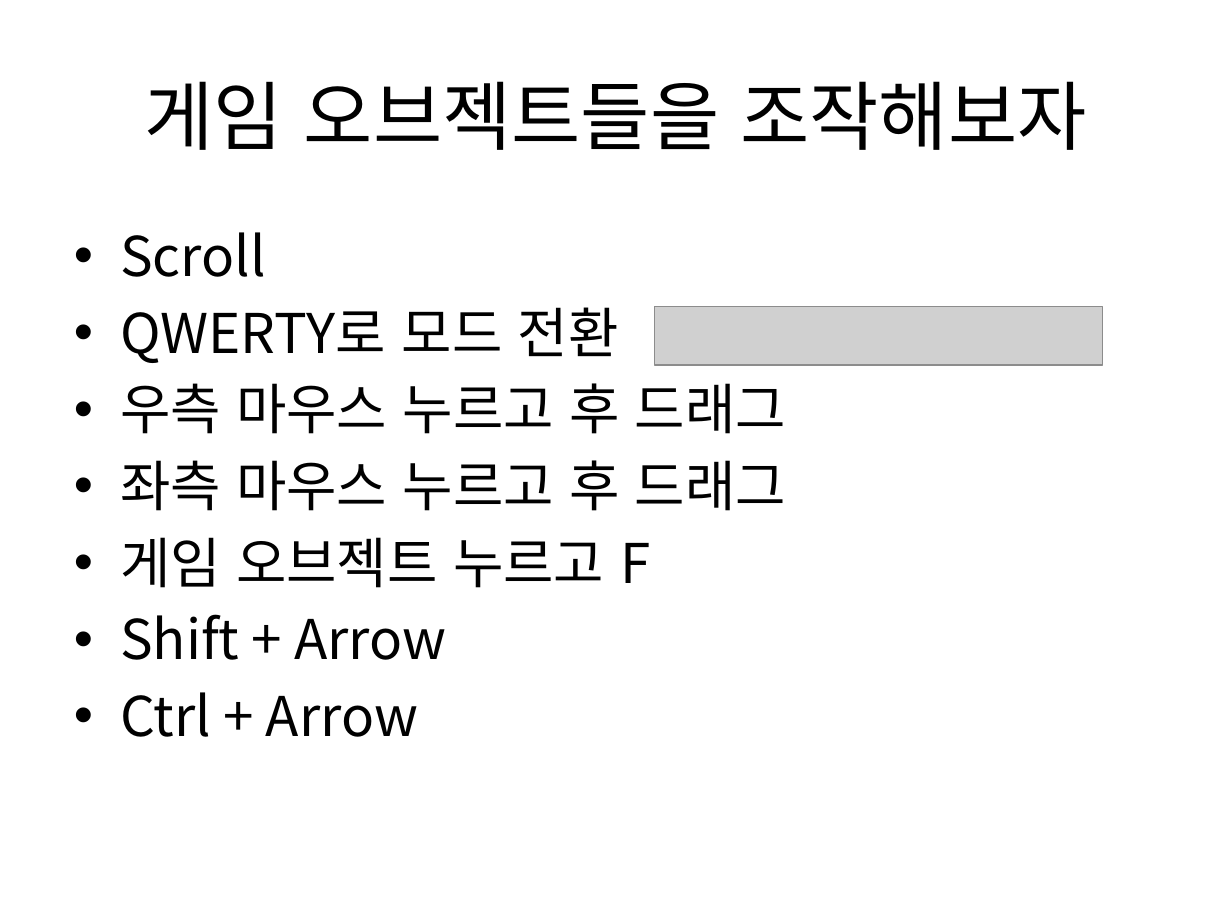
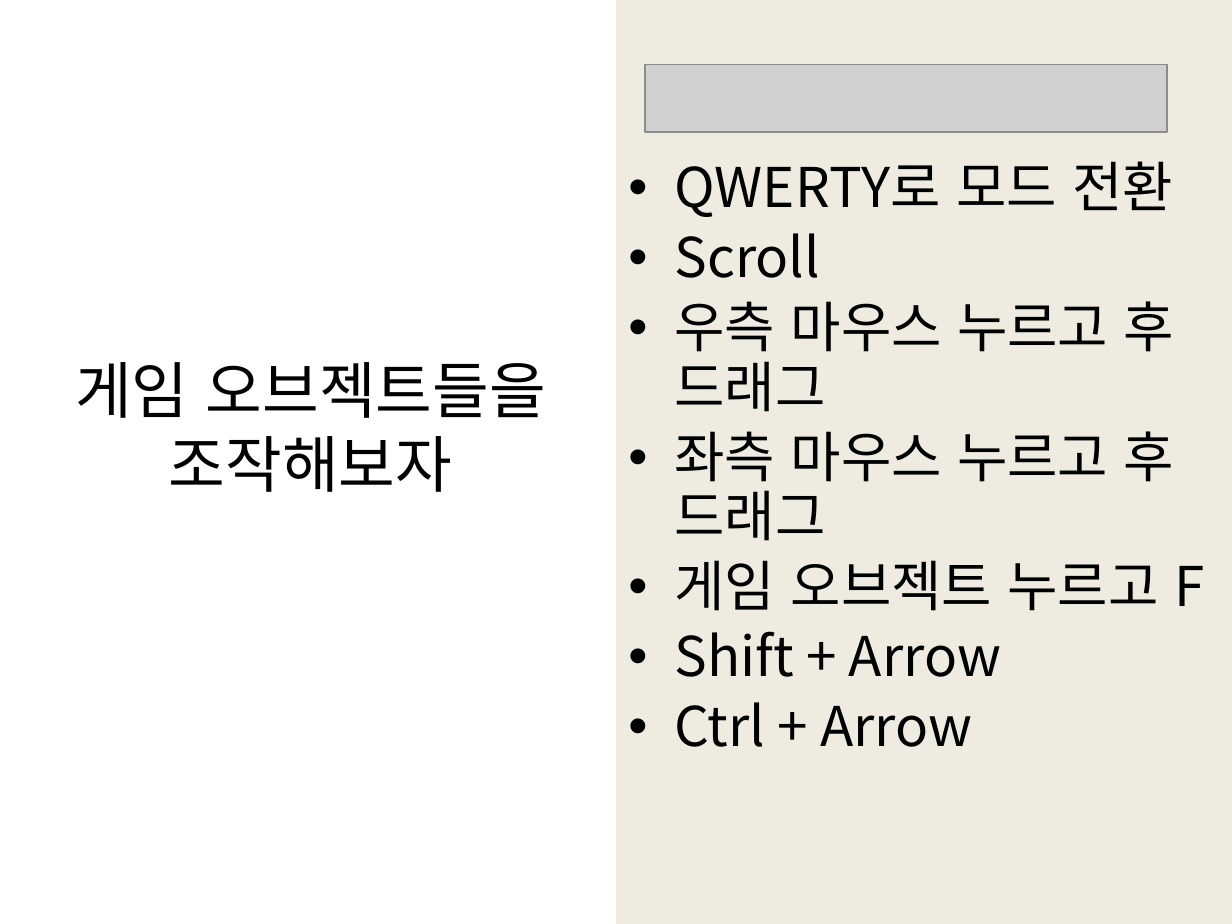
Before and after one commit to IamGroooooot/cien-unity-2019, a slide deck: slide 21 of 1주차.pptx. Drawn at 1232x924 pixels with LibreOffice and Linux fonts; fonts in the diff are those of the drawing; grey boxes stand for pictures. Boxes give left, top, right and bottom in pixels: in the first picture for what was removed or moved away, otherwise in the second. Text is boxed around its words. In the diff, an @@ line names an element or a change of style, - is before the commit and + after.

```diff
--- a/1주차.pptx
+++ b/1주차.pptx
@@ rectangle added at box(616, 0, 1232, 924), fill #EEECE1 @@
@@ text "QWERTY로 모드 전환": place and size @@
-text "QWERTY로 모드 전환" at box(120, 232, 786, 737)
+text "QWERTY로 모드 전환" at box(675, 161, 1205, 747)
@@ text "QWERTY로 모드 전환" at box(675, 161, 1205, 747): vertical alignment top to middle @@
@@ picture: place and size @@
-picture at box(654, 307, 1101, 365)
+picture at box(646, 64, 1168, 132)
@@ text at box(675, 161, 1173, 217): paragraph added @@
+• QWERTY로 모드 전환
@@ text at box(675, 233, 1205, 747): line spacing 1 to 0.9 @@
@@ text at box(120, 307, 619, 363): paragraph removed @@
-• QWERTY로 모드 전환
@@ title "게임 오브젝트들을 조작해보자": place and size @@
-title "게임 오브젝트들을 조작해보자" at box(144, 81, 1086, 150)
+title "게임 오브젝트들을 조작해보자" at box(75, 362, 546, 492)
@@ title "게임 오브젝트들을 조작해보자" at box(75, 362, 546, 492): size 44 to 36 pt; vertical alignment middle to top @@
```
Also in this commit, not shown: 19 other slides changed, 12 slides added, 1 slide removed.
